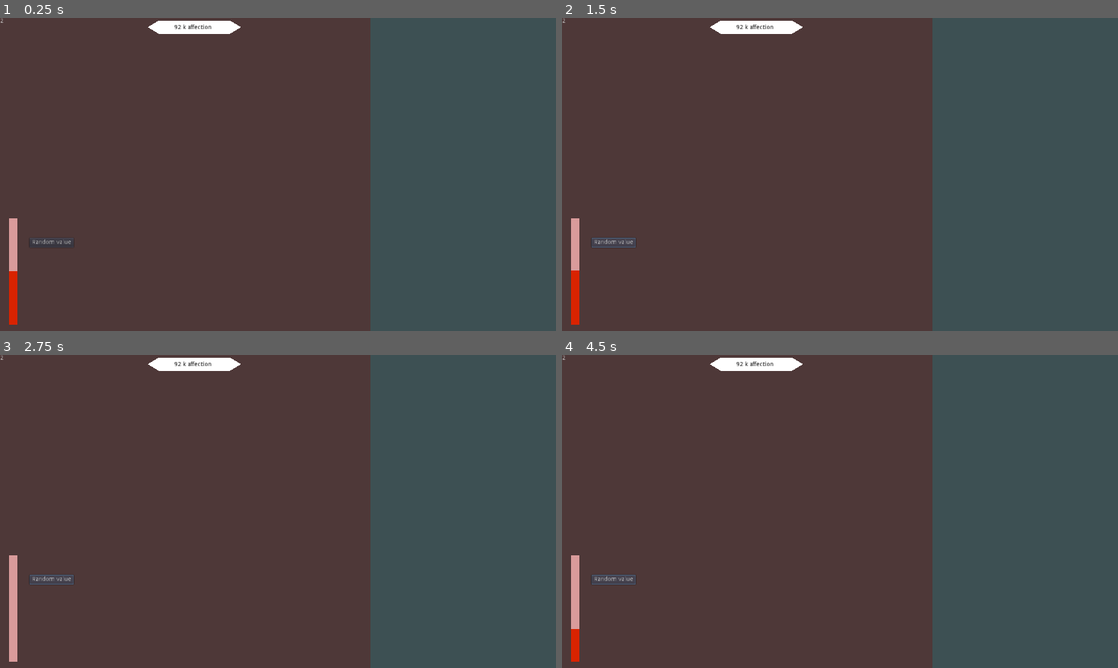
Above: before the commit, frames 1-4 (two rows, left to right).
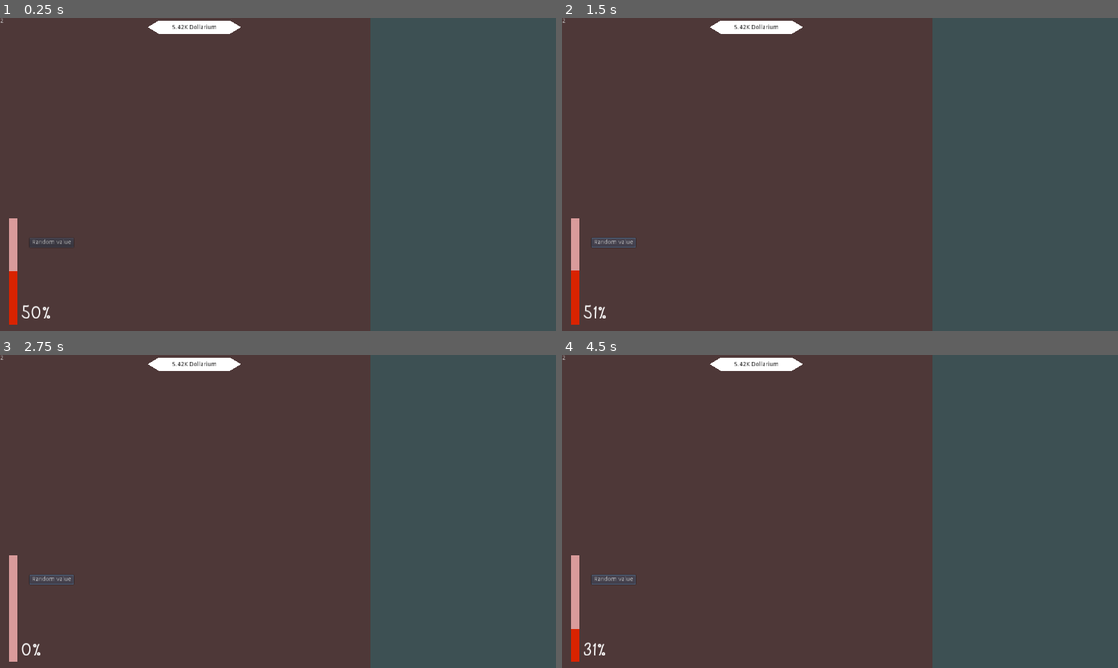
Above: after the commit, the same moments.

Repository: UltraMKF12/Waifu-Clicker
Game: Godot game, scene res://Game.tscn
Same seed, same stepped clock (60 frames per second), same inputs: the game is played once before the commit and once after it.
Inputs:
- Up to frame 1 (0.25 s): no input
- Up to frame 2 (1.5 s): click "Random value" at 0.5 s; click "Random value" at 1.25 s
- Up to frame 3 (2.75 s): click "Random value" at 2 s
- Up to frame 4 (4.5 s): tap Enter at 2.75, 4.25 s; tap Space at 3.5 s

The runs differ from the first frame. In frame 1, 0.2% of the frame differs, in the area x 3-39%, y 2-96%; in frame 2, 0.2%; in frame 3, 0.1%; in frame 4, 0.2%.

Commit message:
Money Counter code edits.

Diff:
--- a/Game.tscn
+++ b/Game.tscn
@@ -1,8 +1,9 @@
-[gd_scene load_steps=7 format=2]
+[gd_scene load_steps=8 format=2]
 
 [ext_resource path="res://Game.gd" type="Script" id=1]
 [ext_resource path="res://Moneytext.gd" type="Script" id=2]
 [ext_resource path="res://Affection.gd" type="Script" id=3]
+[ext_resource path="res://Fonts/Spring Snowstorm.ttf" type="DynamicFontData" id=4]
 
 [sub_resource type="StyleBoxFlat" id=1]
 bg_color = Color( 0.854902, 0.141176, 0, 1 )
@@ -14,6 +15,7 @@
 [sub_resource type="DynamicFont" id=3]
 size = 50
 use_filter = true
+font_data = ExtResource( 4 )
 
 [node name="Game" type="Node"]
 script = ExtResource( 1 )
@@ -64,6 +66,7 @@
 align = 1
 valign = 1
 script = ExtResource( 2 )
+value = 5423
 
 [node name="AffectionBar" type="ProgressBar" parent="Screen/HBoxContainer/CharacterPart"]
 anchor_top = 1.0
--- a/Moneytext.gd
+++ b/Moneytext.gd
@@ -1,24 +1,21 @@
 extends Label
 
+#TODO: lecserélni ezt egy fordítható objektumra
+
+export var value: int
+
 var exponent=[3,6,9,12,15]
-var vegek=["k","mil","bil","tril","quad"]
-var vegek_hosszu=["Thousand","Million","Trillion","Quadrillion"]
-var mert_egys="affection"
-##TODO: lecserélni ezt egy fordítható objektumra
+var vegek=["K","M","B","T","Q"]
+#var vegek_hosszu=["Thousand","Million","Trillion","Quadrillion"]
+var mert_egys="Dollarium"
 
-# Called when the node enters the scene tree for the first time.
-func _ready():
-	pass # Replace with function body.
-
-
-# Called every frame. 'delta' is the elapsed time since the previous frame.
-func _process(d):
-	var tmp=int(self.text)
+func _process(delta):
+	var tmp=value
 	var glonch=-1
 	for e in exponent:
 		if pow(10,e)<=tmp:
 			glonch=exponent.find(e)
 	if glonch==-1:
-		self.text= str(tmp)+" "+mert_egys
+		self.text= str(tmp)+""+mert_egys
 	else:
-		self.text=str(stepify(tmp/pow(10,exponent[glonch]),0.01)) + " " +vegek[glonch]+" " +mert_egys
+		self.text=str(stepify(tmp/pow(10,exponent[glonch]),0.01)) + "" +vegek[glonch]+" " +mert_egys
